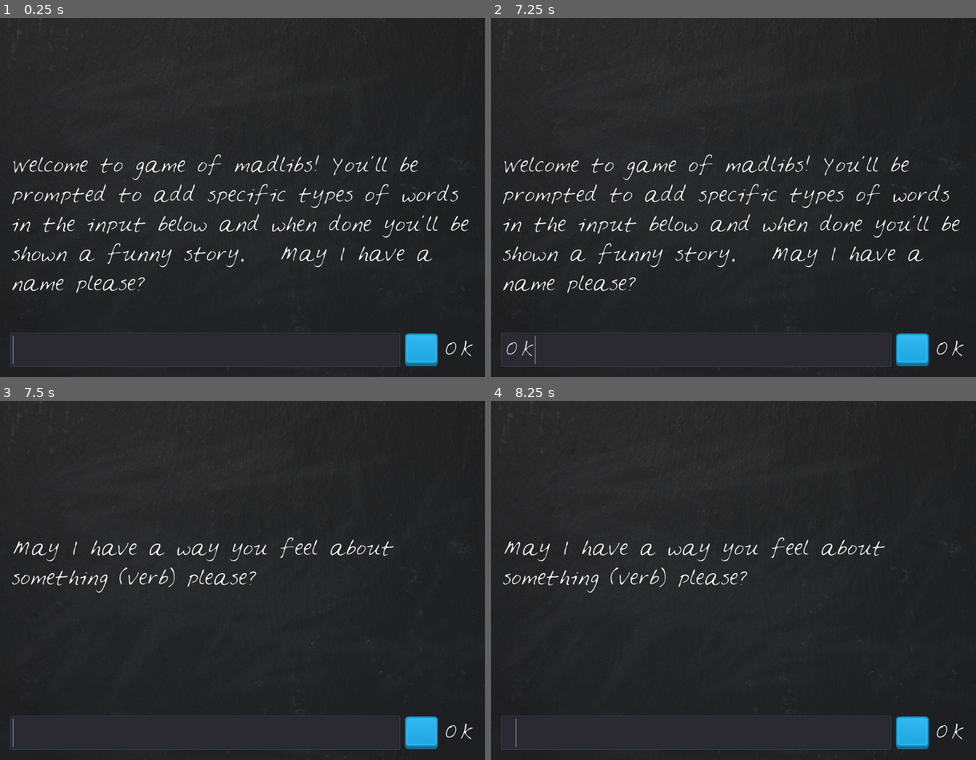
Above: before the commit, frames 1-4 (two rows, left to right).
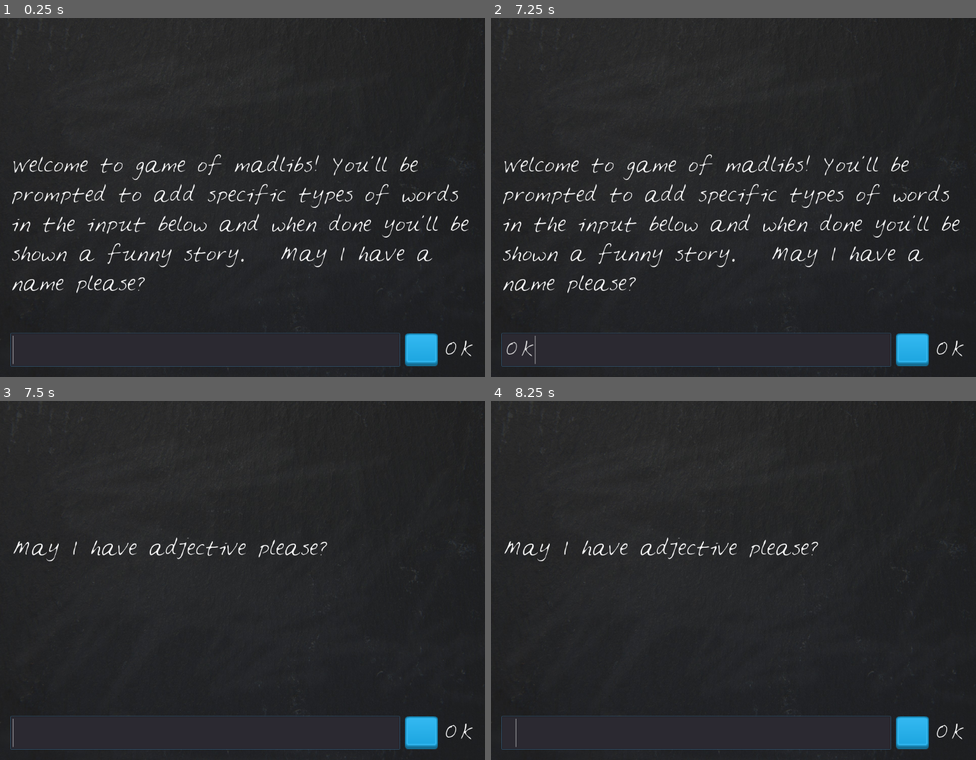
Above: after the commit, the same moments.

Repository: David-vz/Godot-Course
Game: Godot game, scene res://LooneyLips.tscn
The game is run twice, just before and just after one commit, with the same random seed, the same clock (stepped at 60 frames per second) and the same inputs.
Inputs (mouse positions are in pixels of both pictures, inside the frame that each line leads up to):
- Up to frame 1 (0.25 s): no input
- Up to frame 2 (7.25 s): click (694, 348) at 0.52 s; type "Alex" at 0.6 s; click (912, 348) at 1.25 s; click (912, 348) at 2 s; click (912, 348) at 2.75 s; tap Enter at 3.5, 5 s; tap Space at 4.25, 5.75 s; type "OK" at 6.5 s
- Up to frame 3 (7.5 s): tap Enter at 7.25 s
- Up to frame 4 (8.25 s): tap Space at 8 s

Frames 1-2 are identical in both runs. In frame 3, 1.2% of the frame differs, in the area x 2-82%, y 38-54%; in frame 4, 1.2%.

Commit message:
Dictionaries added
Also random story out of dictionary please

Diff:
--- a/3-looney-lips/LooneyLips.gd
+++ b/3-looney-lips/LooneyLips.gd
@@ -1,17 +1,33 @@
 extends Control
 
 var player_words = []
-#var prompts = ["Dylan", "hates", "tomatoes", "strange", "fried tomato with onions", "delicious"]
-var prompts = ["a name", "a way you feel about something (verb)", "noun", "adjective", "noun", "adjective"]
-var story = "My friend %s %s %s, which is %s, since he used to think %s is %s"
+
+var template = [
+		{
+		"prompts":["a name", "a way you feel about something (verb)", "noun", "adjective", "noun", "adjective"],
+		"story":"My friend %s %s %s, which is %s, since he used to think %s is %s"
+		},
+		{
+		"prompts":["a name", "adjective", "noun", "pronoun (he/she/them/they/it)", "verb", "adjective"],
+		"story":"Once upon a time, %s, the %s %s decided that %s wanted to %s, because it is %s"
+		},
+		]
+
+var current_story
+
 
 onready var PlayerText = $VBoxContainer/HBoxContainer/PlayerText
 onready var DisplayText = $VBoxContainer/DisplayText
 
 func _ready():
+	set_current_story()
 	display_introduction()
 	check_player_words_length()
 	PlayerText.grab_focus()
+
+func set_current_story():
+	randomize()
+	current_story = template[randi() % template.size()]
 
 func _on_PlayerText_text_entered(new_text):
 	add_to_player_words()
@@ -39,7 +55,7 @@
 		check_player_words_length()
 
 func is_story_done():
-	return player_words.size() == prompts.size()
+	return player_words.size() == current_story.prompts.size()
 
 func check_player_words_length():
 	if is_story_done():
@@ -52,11 +68,11 @@
 #		tell_story()
 
 func tell_story():
-	DisplayText.text = story % player_words
+	DisplayText.text = current_story.story % player_words
 
 
 func prompt_player():
-	DisplayText.text += "May I have " + prompts[player_words.size()] + " please?"
+	DisplayText.text += "May I have " + current_story.prompts[player_words.size()] + " please?"
 
 func end_game():
 	PlayerText.queue_free()
